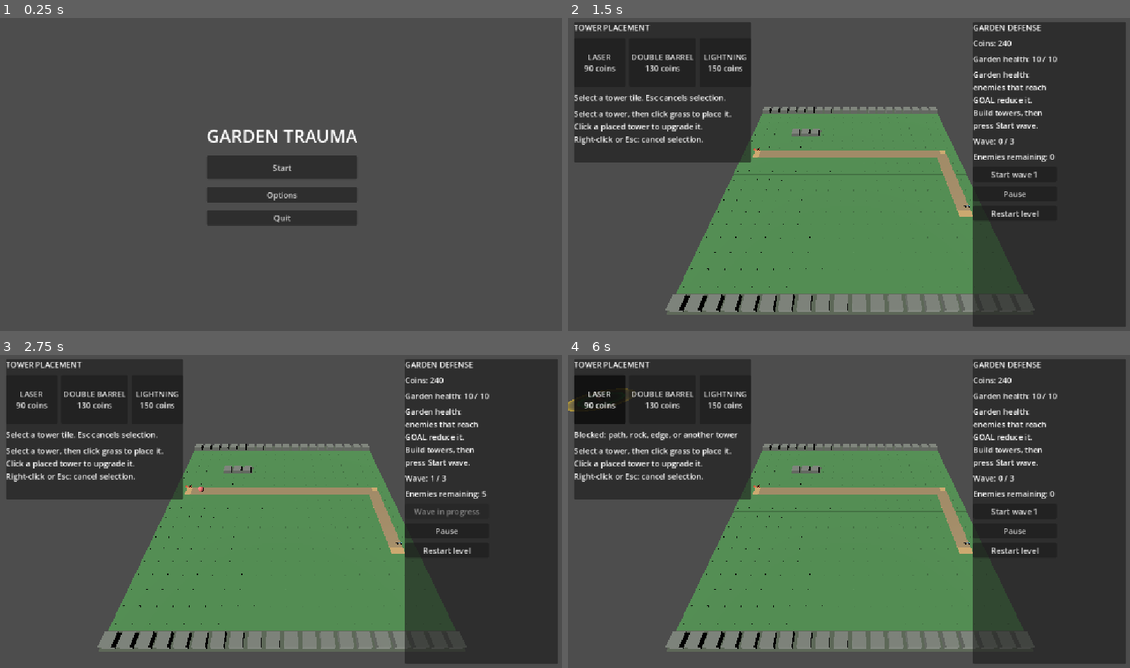
Above: before the commit, frames 1-4 (two rows, left to right).
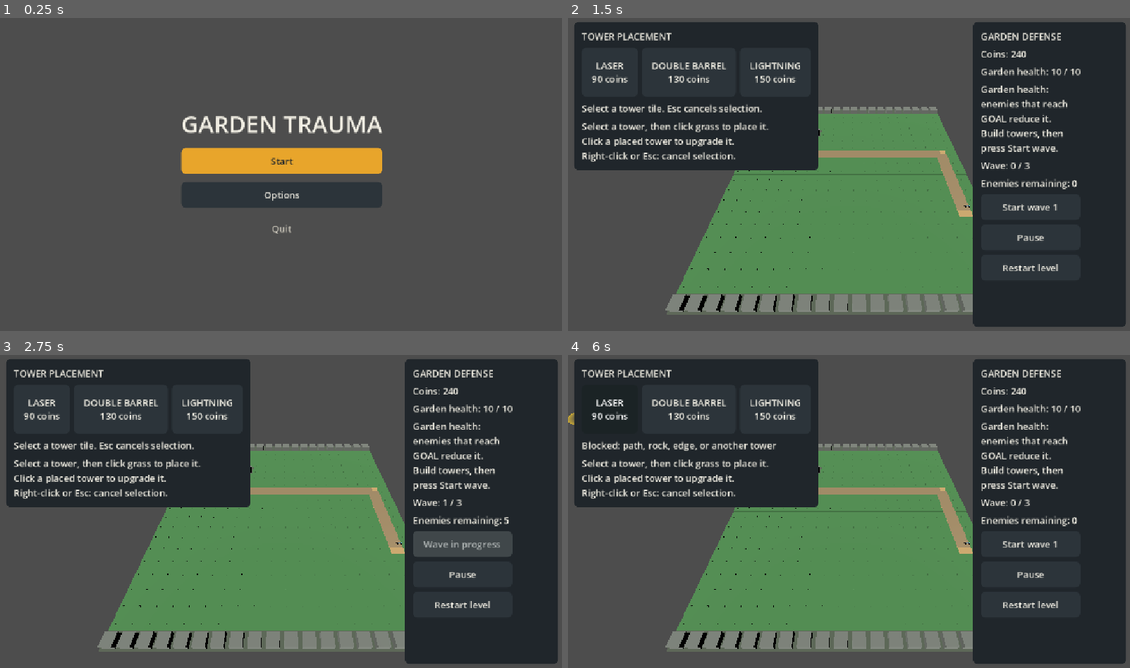
Above: after the commit, the same moments.

Repository: FerdivdKamp/garden_trauma
Game: Godot game, scene res://scenes/main_menu.tscn
Two runs of this game, one before a commit and one after it. Both use one fixed random seed, a clock stepped at 60 frames per second and the inputs below. Sound files missing from this copy of the repository are replaced by a short silence.
Inputs:
- Up to frame 1 (0.25 s): no input
- Up to frame 2 (1.5 s): click "Start" at 0.5 s; click "Garden 1 - Available" at 1.25 s
- Up to frame 3 (2.75 s): click "Start wave 1" at 2 s
- Up to frame 4 (6 s): click "Restart level" at 2.75 s; click "Start wave 1" at 3.5 s; click "Restart level" at 4.25 s; click "Restart level" at 5 s; click "LASER 90 coins" at 5.75 s

The runs differ from the first frame. In frame 1, 7.8% of the frame differs, in the area x 32-69%, y 31-69%; in frame 2, 15%; in frame 3, 16%, in the area x 1-100%, y 1-99%; in frame 4, 15%.

Commit message:
setting a basic menu theme

Diff:
--- a/project.godot
+++ b/project.godot
@@ -15,20 +15,28 @@
 config/features=PackedStringArray("4.7", "Mobile")
 config/icon="res://icon.svg"
 
-[autoload]
-
-LevelProgress="*res://scripts/level_progress.gd"
-AudioSettings="*res://scripts/audio_settings.gd"
-AudioManager="*res://scripts/audio_manager.gd"
-
 [audio]
 
 buses/default_bus_layout="res://assets/audio/audio_bus_layout.tres"
+
+[autoload]
+
+AudioSettings="*res://scripts/audio_settings.gd"
+AudioManager="*res://scripts/audio_manager.gd"
+LevelProgress="*res://scripts/level_progress.gd"
 
 [display]
 
 window/stretch/mode="canvas_items"
 window/stretch/aspect="expand"
+
+[editor]
+
+movie_writer/movie_file="C:/GameDesign/Godot/test_01/recordings/test.ogv"
+
+[filesystem]
+
+import/blender/enabled=false
 
 [physics]
 
--- a/scenes/level_select.tscn
+++ b/scenes/level_select.tscn
@@ -1,6 +1,7 @@
-[gd_scene load_steps=2 format=3]
+[gd_scene load_steps=3 format=3]
 
 [ext_resource type="Script" path="res://scripts/level_select.gd" id="1_select"]
+[ext_resource type="Theme" path="res://ui/game_theme.tres" id="2_theme"]
 
 [node name="LevelSelect" type="Control"]
 layout_mode = 3
@@ -9,6 +10,7 @@
 anchor_bottom = 1.0
 grow_horizontal = 2
 grow_vertical = 2
+theme = ExtResource("2_theme")
 script = ExtResource("1_select")
 
 [node name="Center" type="CenterContainer" parent="."]
@@ -28,7 +30,7 @@
 
 [node name="Title" type="Label" parent="Center/Panel/Content"]
 layout_mode = 2
-theme_override_font_sizes/font_size = 30
+theme_type_variation = &"SectionHeading"
 text = "SELECT A GARDEN"
 horizontal_alignment = 1
 
@@ -39,4 +41,5 @@
 [node name="Back" type="Button" parent="Center/Panel/Content"]
 custom_minimum_size = Vector2(280, 44)
 layout_mode = 2
+theme_type_variation = &"SecondaryButton"
 text = "Main menu"
--- a/scenes/main_menu.tscn
+++ b/scenes/main_menu.tscn
@@ -1,6 +1,7 @@
-[gd_scene load_steps=2 format=3]
+[gd_scene load_steps=3 format=3]
 
 [ext_resource type="Script" path="res://scripts/main_menu.gd" id="1_menu"]
+[ext_resource type="Theme" path="res://ui/game_theme.tres" id="2_theme"]
 
 [node name="MainMenu" type="Control"]
 layout_mode = 3
@@ -9,6 +10,7 @@
 anchor_bottom = 1.0
 grow_horizontal = 2
 grow_vertical = 2
+theme = ExtResource("2_theme")
 script = ExtResource("1_menu")
 
 [node name="Center" type="CenterContainer" parent="."]
@@ -25,21 +27,24 @@
 
 [node name="Title" type="Label" parent="Center/Menu"]
 layout_mode = 2
-theme_override_font_sizes/font_size = 36
+theme_type_variation = &"MainTitle"
 text = "GARDEN TRAUMA"
 horizontal_alignment = 1
 
 [node name="Start" type="Button" parent="Center/Menu"]
 custom_minimum_size = Vector2(260, 48)
 layout_mode = 2
+theme_type_variation = &"PrimaryButton"
 text = "Start"
 
 [node name="Options" type="Button" parent="Center/Menu"]
 layout_mode = 2
+theme_type_variation = &"SecondaryButton"
 text = "Options"
 
 [node name="Quit" type="Button" parent="Center/Menu"]
 layout_mode = 2
+theme_type_variation = &"TextButton"
 text = "Quit"
 
 [node name="OptionsPanel" type="PanelContainer" parent="Center"]
@@ -52,7 +57,7 @@
 
 [node name="Heading" type="Label" parent="Center/OptionsPanel/Settings"]
 layout_mode = 2
-theme_override_font_sizes/font_size = 26
+theme_type_variation = &"SectionHeading"
 text = "Audio Options"
 
 [node name="MusicHeading" type="Label" parent="Center/OptionsPanel/Settings"]
@@ -92,4 +97,5 @@
 
 [node name="Back" type="Button" parent="Center/OptionsPanel/Settings"]
 layout_mode = 2
+theme_type_variation = &"SecondaryButton"
 text = "Back"
--- a/scenes/tower_placement.tscn
+++ b/scenes/tower_placement.tscn
@@ -1,10 +1,11 @@
-[gd_scene format=3 uid="uid://cje6i1vlrnifq"]
+[gd_scene load_steps=7 format=3 uid="uid://cje6i1vlrnifq"]
 
 [ext_resource type="Script" uid="uid://c8m2vb7a2xmjv" path="res://scripts/tower_placement.gd" id="1_placement"]
 [ext_resource type="PackedScene" path="res://scenes/placement_path.tscn" id="2_path"]
 [ext_resource type="Script" uid="uid://lj17pqkd0jk8" path="res://scripts/placement_shot_effects.gd" id="3_effects"]
 [ext_resource type="Script" uid="uid://byrr5srpyptff" path="res://scripts/level_grid.gd" id="4_grid"]
 [ext_resource type="Script" path="res://scripts/wave_controller.gd" id="5_waves"]
+[ext_resource type="Theme" path="res://ui/game_theme.tres" id="6_theme"]
 
 [node name="TowerPlacement" type="Node3D" unique_id=1227784002]
 script = ExtResource("1_placement")
@@ -35,12 +36,14 @@
 [node name="UI" type="CanvasLayer" parent="." unique_id=2012571442]
 
 [node name="Palette" type="PanelContainer" parent="UI" unique_id=1065751946]
+theme = ExtResource("6_theme")
 offset_left = 12.0
 offset_top = 12.0
 offset_right = 365.0
 offset_bottom = 300.0
 
 [node name="EnemyPanel" type="PanelContainer" parent="UI" unique_id=916771041]
+theme = ExtResource("6_theme")
 anchors_preset = 11
 anchor_left = 1.0
 anchor_right = 1.0
@@ -52,6 +55,7 @@
 
 [node name="PauseOverlay" type="Control" parent="UI"]
 visible = false
+theme = ExtResource("6_theme")
 process_mode = 3
 layout_mode = 3
 anchors_preset = 15
@@ -105,6 +109,7 @@
 
 [node name="ResultOverlay" type="Control" parent="UI"]
 visible = false
+theme = ExtResource("6_theme")
 layout_mode = 3
 anchors_preset = 15
 anchor_right = 1.0
--- /dev/null
+++ b/ui/game_theme.tres
@@ -0,0 +1,261 @@
+[gd_resource type="Theme" load_steps=19 format=3]
+
+; Shared palette: panel #20262B / #2C343A, text #F2EFE4 / #C9C5B9,
+; primary #E8A52B, garden #5B9A59, danger #C8574E, disabled #6E7476.
+
+[sub_resource type="StyleBoxFlat" id="Panel"]
+bg_color = Color(0.12549, 0.14902, 0.16863, 1)
+content_margin_left = 16.0
+content_margin_top = 16.0
+content_margin_right = 16.0
+content_margin_bottom = 16.0
+corner_radius_top_left = 10
+corner_radius_top_right = 10
+corner_radius_bottom_right = 10
+corner_radius_bottom_left = 10
+
+[sub_resource type="StyleBoxFlat" id="ButtonNormal"]
+bg_color = Color(0.17255, 0.20392, 0.22745, 1)
+content_margin_left = 20.0
+content_margin_top = 13.0
+content_margin_right = 20.0
+content_margin_bottom = 13.0
+corner_radius_top_left = 10
+corner_radius_top_right = 10
+corner_radius_bottom_right = 10
+corner_radius_bottom_left = 10
+
+[sub_resource type="StyleBoxFlat" id="ButtonHover"]
+bg_color = Color(0.24, 0.32, 0.31, 1)
+content_margin_left = 20.0
+content_margin_top = 13.0
+content_margin_right = 20.0
+content_margin_bottom = 13.0
+corner_radius_top_left = 10
+corner_radius_top_right = 10
+corner_radius_bottom_right = 10
+corner_radius_bottom_left = 10
+
+[sub_resource type="StyleBoxFlat" id="ButtonPressed"]
+bg_color = Color(0.105, 0.137, 0.145, 1)
+content_margin_left = 20.0
+content_margin_top = 13.0
+content_margin_right = 20.0
+content_margin_bottom = 13.0
+corner_radius_top_left = 10
+corner_radius_top_right = 10
+corner_radius_bottom_right = 10
+corner_radius_bottom_left = 10
+
+[sub_resource type="StyleBoxFlat" id="ButtonDisabled"]
+bg_color = Color(0.25, 0.28, 0.29, 1)
+content_margin_left = 20.0
+content_margin_top = 13.0
+content_margin_right = 20.0
+content_margin_bottom = 13.0
+corner_radius_top_left = 10
+corner_radius_top_right = 10
+corner_radius_bottom_right = 10
+corner_radius_bottom_left = 10
+
+[sub_resource type="StyleBoxFlat" id="ButtonFocus"]
+bg_color = Color(0, 0, 0, 0)
+border_width_left = 3
+border_width_top = 3
+border_width_right = 3
+border_width_bottom = 3
+border_color = Color(0.91, 0.647, 0.169, 1)
+corner_radius_top_left = 10
+corner_radius_top_right = 10
+corner_radius_bottom_right = 10
+corner_radius_bottom_left = 10
+
+[sub_resource type="StyleBoxFlat" id="PrimaryNormal"]
+bg_color = Color(0.91, 0.647, 0.169, 1)
+content_margin_left = 20.0
+content_margin_top = 13.0
+content_margin_right = 20.0
+content_margin_bottom = 13.0
+corner_radius_top_left = 10
+corner_radius_top_right = 10
+corner_radius_bottom_right = 10
+corner_radius_bottom_left = 10
+
+[sub_resource type="StyleBoxFlat" id="PrimaryHover"]
+bg_color = Color(1, 0.75, 0.28, 1)
+content_margin_left = 20.0
+content_margin_top = 13.0
+content_margin_right = 20.0
+content_margin_bottom = 13.0
+corner_radius_top_left = 10
+corner_radius_top_right = 10
+corner_radius_bottom_right = 10
+corner_radius_bottom_left = 10
+
+[sub_resource type="StyleBoxFlat" id="PrimaryPressed"]
+bg_color = Color(0.71, 0.47, 0.10, 1)
+content_margin_left = 20.0
+content_margin_top = 13.0
+content_margin_right = 20.0
+content_margin_bottom = 13.0
+corner_radius_top_left = 10
+corner_radius_top_right = 10
+corner_radius_bottom_right = 10
+corner_radius_bottom_left = 10
+
+[sub_resource type="StyleBoxFlat" id="DangerNormal"]
+bg_color = Color(0.61, 0.24, 0.22, 1)
+content_margin_left = 20.0
+content_margin_top = 13.0
+content_margin_right = 20.0
+content_margin_bottom = 13.0
+corner_radius_top_left = 10
+corner_radius_top_right = 10
+corner_radius_bottom_right = 10
+corner_radius_bottom_left = 10
+
+[sub_resource type="StyleBoxFlat" id="DangerHover"]
+bg_color = Color(0.72, 0.28, 0.25, 1)
+content_margin_left = 20.0
+content_margin_top = 13.0
+content_margin_right = 20.0
+content_margin_bottom = 13.0
+corner_radius_top_left = 10
+corner_radius_top_right = 10
+corner_radius_bottom_right = 10
+corner_radius_bottom_left = 10
+
+[sub_resource type="StyleBoxFlat" id="DangerPressed"]
+bg_color = Color(0.44, 0.16, 0.15, 1)
+content_margin_left = 20.0
+content_margin_top = 13.0
+content_margin_right = 20.0
+content_margin_bottom = 13.0
+corner_radius_top_left = 10
+corner_radius_top_right = 10
+corner_radius_bottom_right = 10
+corner_radius_bottom_left = 10
+
+[sub_resource type="StyleBoxFlat" id="TextNormal"]
+bg_color = Color(0, 0, 0, 0)
+content_margin_left = 20.0
+content_margin_top = 13.0
+content_margin_right = 20.0
+content_margin_bottom = 13.0
+corner_radius_top_left = 10
+corner_radius_top_right = 10
+corner_radius_bottom_right = 10
+corner_radius_bottom_left = 10
+
+[sub_resource type="StyleBoxFlat" id="TextHover"]
+bg_color = Color(0.17255, 0.20392, 0.22745, 1)
+content_margin_left = 20.0
+content_margin_top = 13.0
+content_margin_right = 20.0
+content_margin_bottom = 13.0
+corner_radius_top_left = 10
+corner_radius_top_right = 10
+corner_radius_bottom_right = 10
+corner_radius_bottom_left = 10
+
+[sub_resource type="StyleBoxFlat" id="TextPressed"]
+bg_color = Color(0.105, 0.137, 0.145, 1)
+content_margin_left = 20.0
+content_margin_top = 13.0
+content_margin_right = 20.0
+content_margin_bottom = 13.0
+corner_radius_top_left = 10
+corner_radius_top_right = 10
+corner_radius_bottom_right = 10
+corner_radius_bottom_left = 10
+
+[sub_resource type="StyleBoxFlat" id="SliderTrack"]
+bg_color = Color(0.17255, 0.20392, 0.22745, 1)
+content_margin_top = 4.0
+content_margin_bottom = 4.0
+corner_radius_top_left = 4
+corner_radius_top_right = 4
+corner_radius_bottom_right = 4
+corner_radius_bottom_left = 4
+
+[sub_resource type="StyleBoxFlat" id="SliderFill"]
+bg_color = Color(0.35686, 0.60392, 0.34902, 1)
+content_margin_top = 4.0
+content_margin_bottom = 4.0
+corner_radius_top_left = 4
+corner_radius_top_right = 4
+corner_radius_bottom_right = 4
+corner_radius_bottom_left = 4
+
+[sub_resource type="StyleBoxFlat" id="SliderFillHover"]
+bg_color = Color(0.47, 0.72, 0.44, 1)
+content_margin_top = 4.0
+content_margin_bottom = 4.0
+corner_radius_top_left = 4
+corner_radius_top_right = 4
+corner_radius_bottom_right = 4
+corner_radius_bottom_left = 4
+
+[resource]
+default_font_size = 19
+PrimaryButton/base_type = &"Button"
+SecondaryButton/base_type = &"Button"
+DangerButton/base_type = &"Button"
+TextButton/base_type = &"Button"
+MainTitle/base_type = &"Label"
+SectionHeading/base_type = &"Label"
+Button/colors/font_color = Color(0.94902, 0.93725, 0.89412, 1)
+Button/colors/font_hover_color = Color(1, 1, 0.96, 1)
+Button/colors/font_pressed_color = Color(0.94902, 0.93725, 0.89412, 1)
+Button/colors/font_disabled_color = Color(0.68, 0.70, 0.70, 1)
+Button/font_sizes/font_size = 19
+Button/styles/normal = SubResource("ButtonNormal")
+Button/styles/hover = SubResource("ButtonHover")
+Button/styles/pressed = SubResource("ButtonPressed")
+Button/styles/disabled = SubResource("ButtonDisabled")
+Button/styles/focus = SubResource("ButtonFocus")
+PrimaryButton/colors/font_color = Color(0.12549, 0.14902, 0.16863, 1)
+PrimaryButton/colors/font_hover_color = Color(0.12549, 0.14902, 0.16863, 1)
+PrimaryButton/colors/font_pressed_color = Color(0.12549, 0.14902, 0.16863, 1)
+PrimaryButton/colors/font_hover_pressed_color = Color(0.12549, 0.14902, 0.16863, 1)
+PrimaryButton/colors/font_focus_color = Color(0.12549, 0.14902, 0.16863, 1)
+PrimaryButton/styles/normal = SubResource("PrimaryNormal")
+PrimaryButton/styles/hover = SubResource("PrimaryHover")
+PrimaryButton/styles/pressed = SubResource("PrimaryPressed")
+PrimaryButton/styles/disabled = SubResource("ButtonDisabled")
+PrimaryButton/styles/focus = SubResource("ButtonFocus")
+SecondaryButton/styles/normal = SubResource("ButtonNormal")
+SecondaryButton/styles/hover = SubResource("ButtonHover")
+SecondaryButton/styles/pressed = SubResource("ButtonPressed")
+SecondaryButton/styles/disabled = SubResource("ButtonDisabled")
+SecondaryButton/styles/focus = SubResource("ButtonFocus")
+DangerButton/styles/normal = SubResource("DangerNormal")
+DangerButton/styles/hover = SubResource("DangerHover")
+DangerButton/styles/pressed = SubResource("DangerPressed")
+DangerButton/styles/disabled = SubResource("ButtonDisabled")
+DangerButton/styles/focus = SubResource("ButtonFocus")
+TextButton/colors/font_color = Color(0.78824, 0.77255, 0.72549, 1)
+TextButton/colors/font_hover_color = Color(0.94902, 0.93725, 0.89412, 1)
+TextButton/styles/normal = SubResource("TextNormal")
+TextButton/styles/hover = SubResource("TextHover")
+TextButton/styles/pressed = SubResource("TextPressed")
+TextButton/styles/disabled = SubResource("ButtonDisabled")
+TextButton/styles/focus = SubResource("ButtonFocus")
+Label/colors/font_color = Color(0.94902, 0.93725, 0.89412, 1)
+Label/font_sizes/font_size = 19
+MainTitle/colors/font_color = Color(0.94902, 0.93725, 0.89412, 1)
+MainTitle/font_sizes/font_size = 48
+SectionHeading/colors/font_color = Color(0.94902, 0.93725, 0.89412, 1)
+SectionHeading/font_sizes/font_size = 27
+PanelContainer/styles/panel = SubResource("Panel")
+CheckBox/colors/font_color = Color(0.94902, 0.93725, 0.89412, 1)
+CheckBox/colors/font_hover_color = Color(1, 1, 0.96, 1)
+CheckBox/colors/font_pressed_color = Color(0.94902, 0.93725, 0.89412, 1)
+CheckBox/colors/font_disabled_color = Color(0.68, 0.70, 0.70, 1)
+CheckBox/colors/checkbox_checked_color = Color(0.35686, 0.60392, 0.34902, 1)
+CheckBox/colors/checkbox_unchecked_color = Color(0.78824, 0.77255, 0.72549, 1)
+CheckBox/font_sizes/font_size = 19
+CheckBox/styles/focus = SubResource("ButtonFocus")
+HSlider/styles/slider = SubResource("SliderTrack")
+HSlider/styles/grabber_area = SubResource("SliderFill")
+HSlider/styles/grabber_area_highlight = SubResource("SliderFillHover")
Not shown, added: art/blender/environment/garden/tiles/tile_grass.blend
Not shown, added: art/blender/environment/garden/tiles/tile_path.blend
Not shown, added: menu_theme.md
